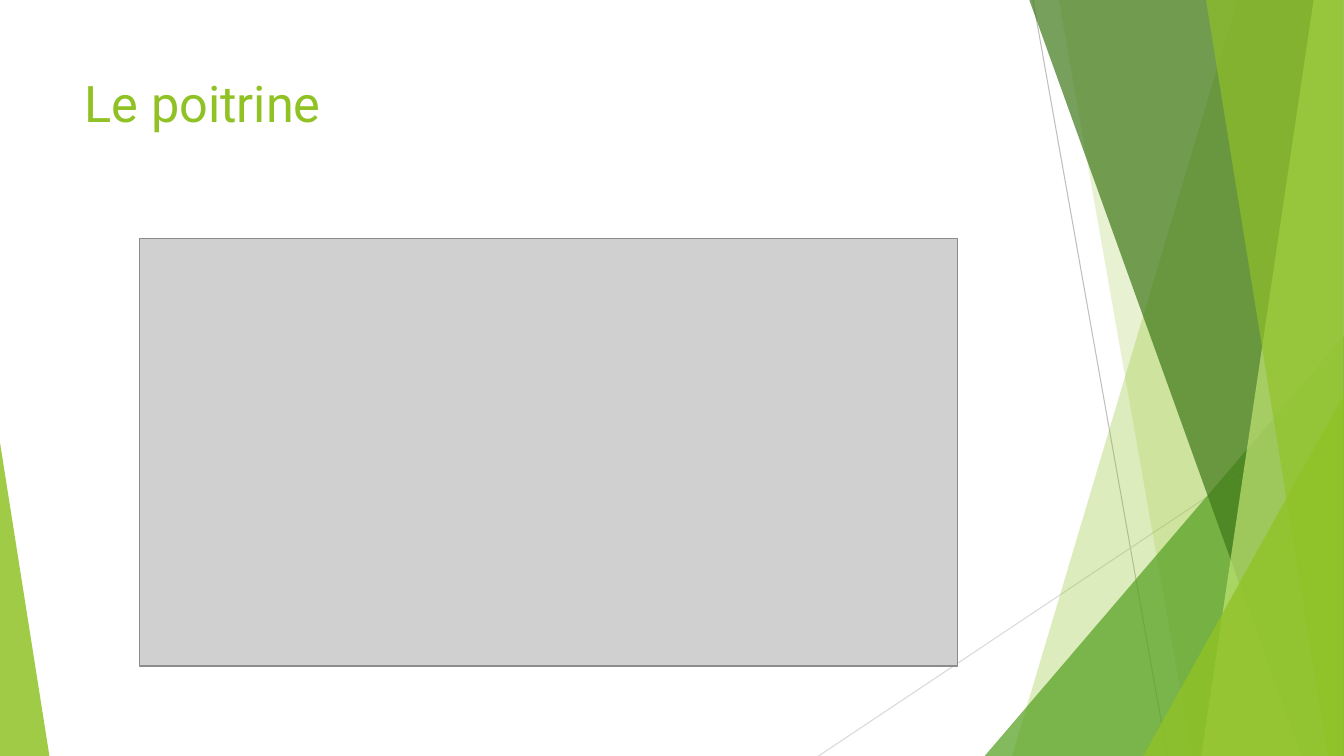
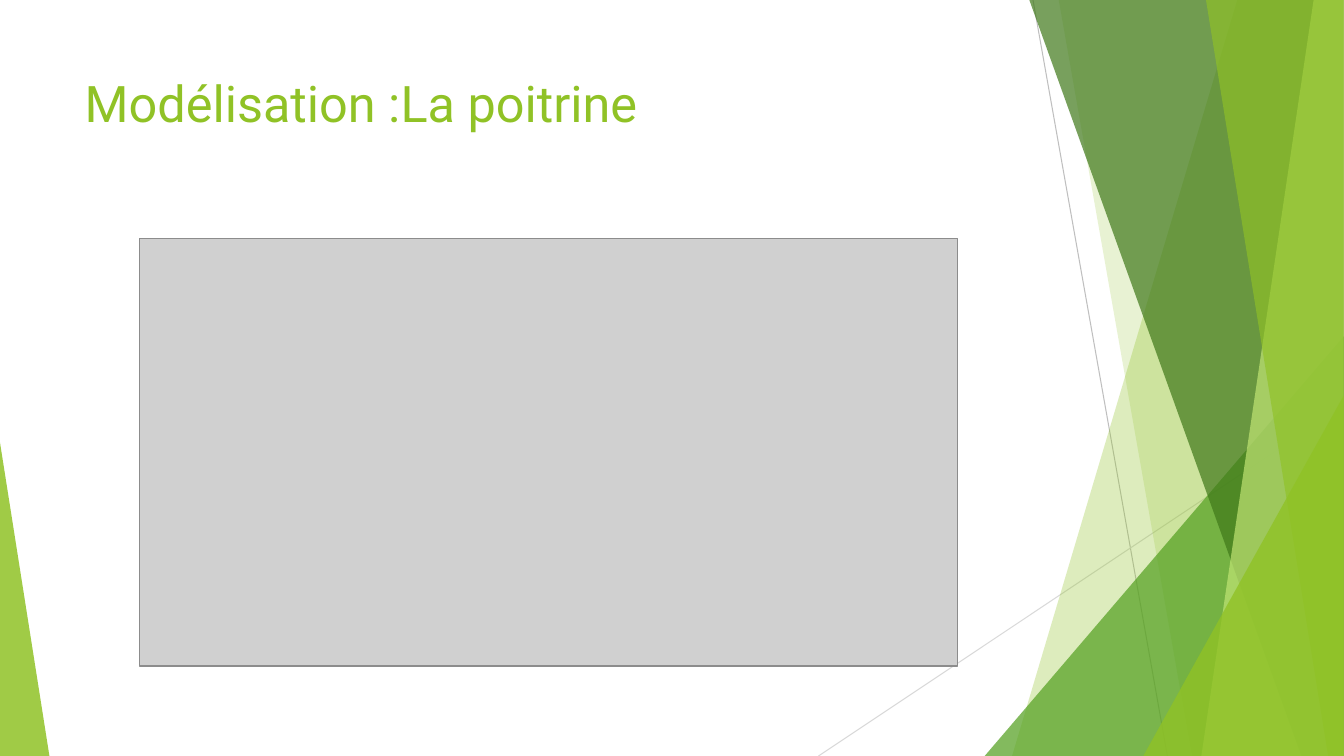
Before and after one commit to bphoul00/Blender_Labyrinth, a slide deck: slide 15 of INF5071.pptx. Drawn at 1344x756 pixels with LibreOffice and Linux fonts; fonts in the diff are those of the drawing; grey boxes stand for pictures. Boxes give left, top, right and bottom in pixels: in the first picture for what was removed or moved away, otherwise in the second. Text is boxed around its words. In the diff, an @@ line names an element or a change of style, - is before the commit and + after.

```diff
--- a/INF5071.pptx
+++ b/INF5071.pptx
@@ title at [85,84,638,133]: text changed @@
-Le poitrine
+Modélisation :La poitrine
```
Also in this commit, not shown: 5 other slides changed, 1 other file.
